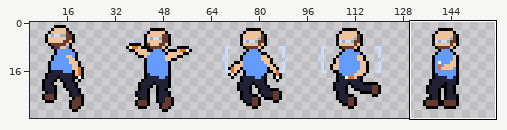
Sprite sheet: DATA/Images/Sprites/Chars/Balan/Default/balan_nair_l.png. Above, an overview of the earlier version with the close-up marked.
Close-up. Before the commit:
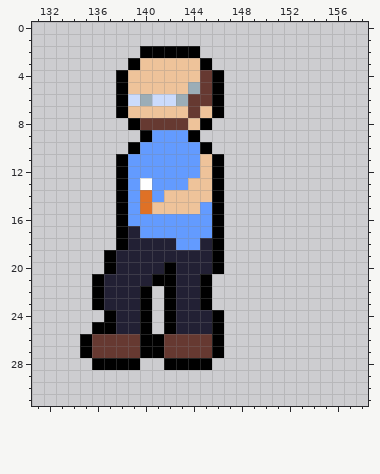
The file is 160x32 pixels. Shown: x 131..158, y 0..31. The old version is drawn lined up with the new one. The wide view leaves out empty margins.
The result:
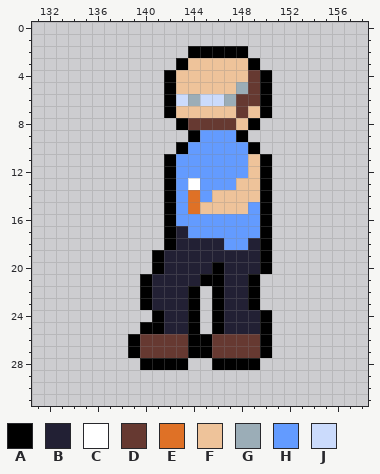
Palette (. is transparent): A #000000  B #222034  C #ffffff  D #663931  E #df7126  F #eec39a  G #9badb7  H #639bff  J #cbdbfc
Diff:
whole drawing moved by -2,+0 (the old picture is shown already moved)
@@ x 131..158 @@
  1 ............................
- 2 .........AAAAA..............
- 3 ........AFFFFFA.............
- 4 .......AFFFFFFDA............
- 5 .......AFFFFFGDA............
- 6 .......AJGJJGDDA............
- 7 .......AFFFFFDFA............
- 8 ........ADDDDFA.............
- 9 .........AHHHA..............
-10 ........AHHHHHA.............
-11 .......AHHHHHHFA............
-12 .......AHHHHHHFA............
-13 .......AHCHHHFFA............
-14 .......AHEHFFFFA............
-15 .......AHEFFFFHA............
-16 .......AHHHHHHHA............
-17 .......ABHHHHHHA............
-18 .......ABBBBHHBA............
-19 ......ABBBBBBBBA............
-20 ......ABBBBABBBA............
-21 .....ABBBBAABBA.............
-22 .....ABBBA.ABBA.............
-23 .....ABBBA.ABBA.............
-24 ......ABBA.ABBBA............
-25 .....AABBA.ABBBA............
-26 ....ADDDDAADDDDA............
-27 ....ADDDDAADDDDA............
-28 .....AAAA..AAAA.............
+ 2 .............AAAAA..........
+ 3 ............AFFFFFA.........
+ 4 ...........AFFFFFFDA........
+ 5 ...........AFFFFFGDA........
+ 6 ...........AJGJJGDDA........
+ 7 ...........AFFFFFDFA........
+ 8 ............ADDDDFA.........
+ 9 .............AHHHA..........
+10 ............AHHHHHA.........
+11 ...........AHHHHHHFA........
+12 ...........AHHHHHHFA........
+13 ...........AHCHHHFFA........
+14 ...........AHEHFFFFA........
+15 ...........AHEFFFFHA........
+16 ...........AHHHHHHHA........
+17 ...........ABHHHHHHA........
+18 ...........ABBBBHHBA........
+19 ..........ABBBBBBBBA........
+20 ..........ABBBBABBBA........
+21 .........ABBBBAABBA.........
+22 .........ABBBA.ABBA.........
+23 .........ABBBA.ABBA.........
+24 ..........ABBA.ABBBA........
+25 .........AABBA.ABBBA........
+26 ........ADDDDAADDDDA........
+27 ........ADDDDAADDDDA........
+28 .........AAAA..AAAA.........
 29 ............................
